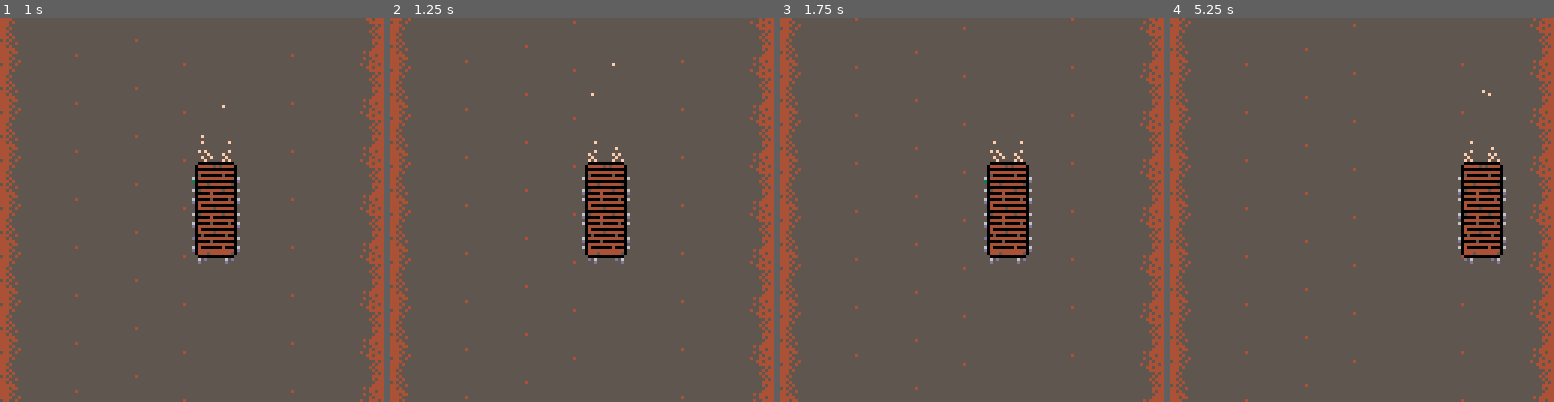
Above: before the commit, frames 1-4 (left to right).
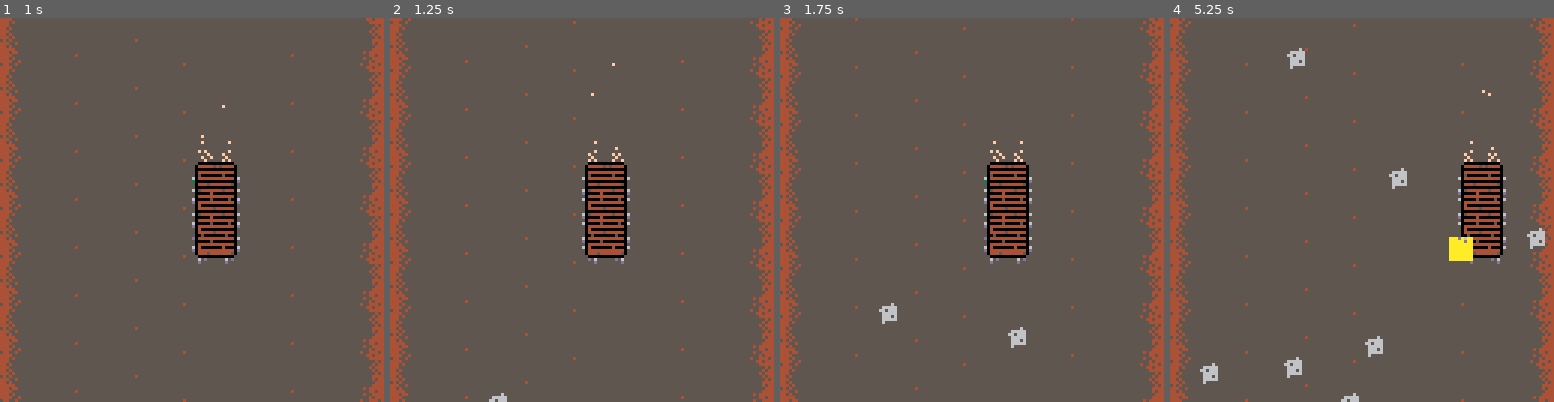
Above: after the commit, the same moments.

Repository: westonkd/bridge4
Game: PICO-8 cartridge bridge4.p8
Same seed, same stepped clock (60 frames per second), same inputs: the game is played once before the commit and once after it.
Inputs:
- Up to frame 1 (1 s): no input
- Up to frame 2 (1.25 s): no input
- Up to frame 3 (1.75 s): hold Right from 1.6 s (still down)
- Up to frame 4 (5.25 s): release Right at 2.1 s; hold Up 2.15-2.42 s; hold Right 2.47-3.03 s; hold Left 3.08-3.58 s; hold Right 4.02-4.68 s; hold Up 4.73-5.03 s; hold Left from 5.08 s (still down)

Frame 1 is identical in both runs. In frame 2, less than 0.1% of the frame differs, in the area x 25-31%, y 97-100%; in frame 3, 0.3%; in frame 4, 1.4%, in the area x 7-98%, y 7-100%.

Commit message:
Collision detection for rocks

Diff:
--- a/bridge4.p8
+++ b/bridge4.p8
@@ -1,129 +1,146 @@
 pico-8 cartridge // http://www.pico-8.com
-version 8
+version 10
 __lua__
 objects = {}
-mapconstruct=function(x,y,level)
-  local obj={}
-  obj.clock=0
-  obj.name='mapconstruct'
-  obj.position={x=x, y=y}
-  obj.level=level or 0.007
-  obj.lastrocktime=-1
+collidables = {}
+
+mapconstruct = function(x,y,level)
+  local obj = {}
+  obj.clock = 0
+  obj.name = 'mapconstruct'
+  obj.position = {x = x, y = y}
+  obj.level = level or 0.007
+  obj.lastrocktime = -1
+  obj.update = function(this)
+    if (btn(2)) this.position.y += 1
+    this.position.y -= 2
+  end
+
+  obj.draw = function(this)
+    for i = this.position.y / 8, 16, 2 do
+       map(0, 0, 0, i * 8, 128, 2)
+       this.drawstone(this)
+    end
+  end
+
+  obj.drawstone = function(this)
+    if (this.clock % 2 == 0 and this.clock ~= this.lastrocktime) then
+      if rnd(1) < this.level then
+        this.lastrocktime = this.clock
+        add(collidables, stoneconstruct(rnd(120),128))
+        add(objects, stoneconstruct(rnd(120),128))
+      end
+    end
+  end
+  return obj
+end
+
+stoneconstruct = function(x, y)
+  local obj = {}
+  obj.clock = 0
+  obj.name = 'decoration'
+  obj.position = {x = x, y = y}
+  obj.sprite = 25
+
+  obj.update = function(this)
+    if (btn(2)) this.position.y += 1
+    this.position.y -= 2
+
+    if (abs((this.position.x + 4) - (bridge.position.x + 8)) < 8) then
+      if (abs((this.position.y + 4) - (bridge.position.y + 16)) < 16) then
+        this.sprite = 56
+      end
+    end
+  end
+
+  obj.draw = function(this)
+    spr(this.sprite, this.position.x, this.position.y)
+  end
+  return obj
+end
+
+decorationconstruct = function(x, y, sprite)
+  local obj = {}
+  obj.clock = 0
+  obj.sprite = sprite
+  obj.name = 'decoration'
+  obj.position = {x = x, y = y}
   obj.update=function(this)
     if (btn(2)) this.position.y += 1
     this.position.y -= 2
   end
 
   obj.draw=function(this)
-    for i=this.position.y/8,16,2 do
-       map(0,0,0,i*8,128,2)
-       this.drawstone(this)
-    end
-  end
-
-  obj.drawstone=function(this)
-    if (this.clock%30 == 0 and this.clock ~= this.lastrocktime) then
-      if rnd(1) < this.level then
-        this.lastrocktime = this.clock
-        add(objects, stoneconstruct(rnd(120),128))
+    spr(sprite, this.position.x, this.position.y)
+  end
+  return obj
+end
+
+bridgeconstruct=function(x, y)
+  local obj = {}
+  obj.clock = 0
+  obj.spriteoffset = 0
+  obj.runners = 5
+  obj.name = 'bridgeconstruct'
+  obj.lasttrailtime = -1
+  obj.position = {x = x, y = y}
+
+  obj.update = function(this)
+    if (btn(0) and this.position.x > 0) this.position.x -= 1
+    if (btn(1) and this.position.x < 895) this.position.x += 1
+    if (this.collision(this, 1)) this.loserunner(this)
+  end
+
+  obj.collision = function(this, spriteflag)
+    return false
+  end
+
+  obj.loserunner = function(this)
+    sprite = 9
+    if (this.clock % 2 == 0) sprite = 10
+    add(objects, decorationconstruct(this.position.x, this.position.y - 8, sprite))
+    this.runners -= 1
+  end
+
+  obj.drawtrail = function(this)
+    if (this.clock % 10 == 0 and this.clock ~= this.lasttrailtime) then
+      if rnd(1) < 0.5 then
+        this.lasttrailtime = this.clock
+        add(objects, decorationconstruct(this.position.x, this.position.y - (rnd(8) + 8), 20))
+        add(objects, decorationconstruct(this.position.x + rnd(8), this.position.y - (rnd(12) + 12), 20))
       end
     end
   end
-  return obj
-end
-
-stoneconstruct=function(x,y)
-  local obj={}
-  obj.clock=0
-  obj.name='decoration'
-  obj.position={x=x, y=y}
-  obj.update=function(this)
-    if (btn(2)) this.position.y += 1
-    this.position.y -= 2
-  end
-
-  obj.draw=function(this)
-    spr(33, this.position.x, this.position.y)
-  end
-  return obj
-end
-
-decorationconstruct=function(x,y,sprite)
-  local obj={}
-  obj.clock=0
-  obj.sprite = sprite
-  obj.name='decoration'
-  obj.position={x=x, y=y}
-  obj.update=function(this)
-    if (btn(2)) this.position.y += 1
-    this.position.y -= 2
-  end
-
-  obj.draw=function(this)
-    spr(sprite, this.position.x, this.position.y)
-  end
-  return obj
-end
-
-bridgeconstruct=function(x,y)
-  local obj={}
-  obj.clock=0
-  obj.spriteoffset=0
-  obj.runners=5
-  obj.name='bridgeconstruct'
-  obj.lasttrailtime=-1
-  obj.position = {x=x, y=y}
-  obj.update=function(this)
-    if (btn(0) and this.position.x > 0) this.position.x -= 1
-    if (btn(1) and this.position.x < 895) this.position.x += 1
-  end
-
-  obj.loserunner=function(this)
-    sprite=9
-    if (this.clock%2==0) sprite=10
-    add(objects, decorationconstruct(this.position.x, this.position.y-8, sprite))
-    this.runners-=1
-  end
-
-  obj.drawtrail=function(this)
-    if (this.clock%10 == 0 and this.clock ~= this.lasttrailtime) then
-      if rnd(1) < 0.5 then
-        this.lasttrailtime = this.clock
-        add(objects, decorationconstruct(this.position.x, this.position.y-(rnd(8)+8), 20))
-        add(objects, decorationconstruct(this.position.x + rnd(8), this.position.y-(rnd(12)+12), 20))
-      end
-    end
-  end
-
-  obj.draw=function(this)
-    if (this.clock%5==0) this.swapfeet(this)
+
+  obj.draw = function(this)
+    if (this.clock % 5 == 0) this.swapfeet(this)
 
     this.drawtrail(this)
 
-    spr(this.spriteoffset+57, this.position.x, this.position.y-8)
-    spr(this.spriteoffset+59, this.position.x+8, this.position.y-8)
+    spr(this.spriteoffset + 57, this.position.x, this.position.y - 8)
+    spr(this.spriteoffset + 59, this.position.x + 8, this.position.y - 8)
 
     palt(0, false)
     palt(10, true)
     spr(this.spriteoffset + 5, this.position.x, this.position.y)
-    spr(this.spriteoffset + 6, this.position.x+8, this.position.y)
-
-    spr(this.spriteoffset + 21, this.position.x, this.position.y+8)
-    spr(this.spriteoffset + 22, this.position.x+8, this.position.y+8)
-
-    spr(this.spriteoffset + 21, this.position.x, this.position.y+16)
-    spr(this.spriteoffset + 22, this.position.x+8, this.position.y+16)
-
-    spr(this.spriteoffset + 37, this.position.x, this.position.y+24)
-    spr(this.spriteoffset + 38, this.position.x+8, this.position.y+24)
-
-    spr(this.spriteoffset + 53, this.position.x, this.position.y+32)
-    spr(this.spriteoffset + 54, this.position.x+8, this.position.y+32)
+    spr(this.spriteoffset + 6, this.position.x + 8, this.position.y)
+
+    spr(this.spriteoffset + 21, this.position.x, this.position.y + 8)
+    spr(this.spriteoffset + 22, this.position.x + 8, this.position.y + 8)
+
+    spr(this.spriteoffset + 21, this.position.x, this.position.y + 16)
+    spr(this.spriteoffset + 22, this.position.x + 8, this.position.y + 16)
+
+    spr(this.spriteoffset + 37, this.position.x, this.position.y + 24)
+    spr(this.spriteoffset + 38, this.position.x + 8, this.position.y + 24)
+
+    spr(this.spriteoffset + 53, this.position.x, this.position.y + 32)
+    spr(this.spriteoffset + 54, this.position.x + 8, this.position.y + 32)
     palt(10, false)
     palt(0, true)
   end
 
-  obj.swapfeet=function(this)
+  obj.swapfeet = function(this)
     if this.spriteoffset == 0 then
       this.spriteoffset = 2
     else
@@ -136,20 +153,31 @@
 function _init()
   add(objects, mapconstruct(0,0))
 
-  bridge=bridgeconstruct(64,48)
+  bridge = bridgeconstruct(64,48)
   add(objects, bridge)
 end
 
 function _update()
+  for value in all(collidables) do
+    value.clock += 1
+    value.update(value)
+  end
+
   for value in all(objects) do
-    value.clock+=1
+    value.clock += 1
     value.update(value)
   end
 end
 
 function _draw()
-  cls()
+  --cls()
   camera(0, bridge.position.y - 48)
+
+  for value in all(collidables) do
+    value.draw(value)
+    if (value.name == 'decoration' and value.position.y < -10) del(objects, value)
+  end
+
   for value in all(objects) do
     value.draw(value)
     if (value.name == 'decoration' and value.position.y < -10) del(objects, value)
@@ -166,13 +194,13 @@
 0000000044455455555555555555454400000000300000000000000da00000000000000aaa00454f444440000000000000000000000000000000000000000000
 0000000044545555555555555555544400000000a04445444444450aa04445444444450a000f0000f000f0000000000000000000000000000000000000000000
 0000000044444555555555555555444400000000a00000000000000aa00000000000000a00000000000000000000000000000000000000000000000000000000
-00000000444544555555555554544444000000006054444444544406605444444454440600000000000000000000000000000000000000000000000000000000
-0000000044445555555555555554454400000000a00000400000000ad00000400000000d00000000000000000000000000000000000000000000000000000000
-0000000044454555555555555455444400000000a04444444444440aa04444444444440a00000000000000000000000000000000000000000000000000000000
-00000000444455455555555555545444000000006000005000005006600000500000500600000000000000000000000000000000000000000000000000000000
-0000000054455455555554554554445400000000d04444444444440da04444444444440a00000000000000000000000000000000000000000000000000000000
-00000000444455555555555555445444000f0000a04000000000000aa04000000000000a00000000000000000000000000000000000000000000000000000000
-0000000044454555555555555554444400000000a04444454444440aa04444454444440a00000000000000000000000000000000000000000000000000000000
+00000000444544555555555554544444000000006054444444544406605444444454440600000600000000000000000000000000000000000000000000000000
+0000000044445555555555555554454400000000a00000400000000ad00000400000000d00666660000000000000000000000000000000000000000000000000
+0000000044454555555555555455444400000000a04444444444440aa04444444444440a06606660000000000000000000000000000000000000000000000000
+00000000444455455555555555545444000000006000005000005006600000500000500600666660000000000000000000000000000000000000000000000000
+0000000054455455555554554554445400000000d04444444444440da04444444444440a00666060000000000000000000000000000000000000000000000000
+00000000444455555555555555445444000f0000a04000000000000aa04000000000000a00666660000000000000000000000000000000000000000000000000
+0000000044454555555555555554444400000000a04444454444440aa04444454444440a00600000000000000000000000000000000000000000000000000000
 0000000000000000555555555555555500000000a00500000005000aa00500000005000a00000000000000000000000000000000000000000000000000000000
 0000000000660000555555555555555500000000d044444444444406604444444444440600000000000000000000000000000000000000000000000000000000
 0000000006676000545555555555555500000000a00000500000000ad00000500000000d00000000000000000000000000000000000000000000000000000000
@@ -287,7 +315,7 @@
 00000000000000000000000000000000000000000000000000000000000000000000000000000000000000000000000000000000000000000000000000000000
 
 __gff__
-0000000000000000000000000000000000000000000000000000000000000000000100000000000000000000000000000000000000000000000000000000000000000000000000000000000000000000000000000000000000000000000000000000000000000000000000000000000000000000000000000000000000000000
+0000000000040000000000000000000000000000000000000002000000000000000200000000000000000000000000000000000000000000000000000000000000000000000000000000000000000000000000000000000000000000000000000000000000000000000000000000000000000000000000000000000000000000
 0000000000000000000000000000000000000000000000000000000000000000000000000000000000000000000000000000000000000000000000000000000000000000000000000000000000000000000000000000000000000000000000000000000000000000000000000000000000000000000000000000000000000000
 __map__
 0102020202120202020202020202020300000000000000000000000000000000000000000000000000000000000000000000000000000000000000000000000000000000000000000000000000000000000000000000000000000000000000000000000000000000000000000000000000000000000000000000000000000000
